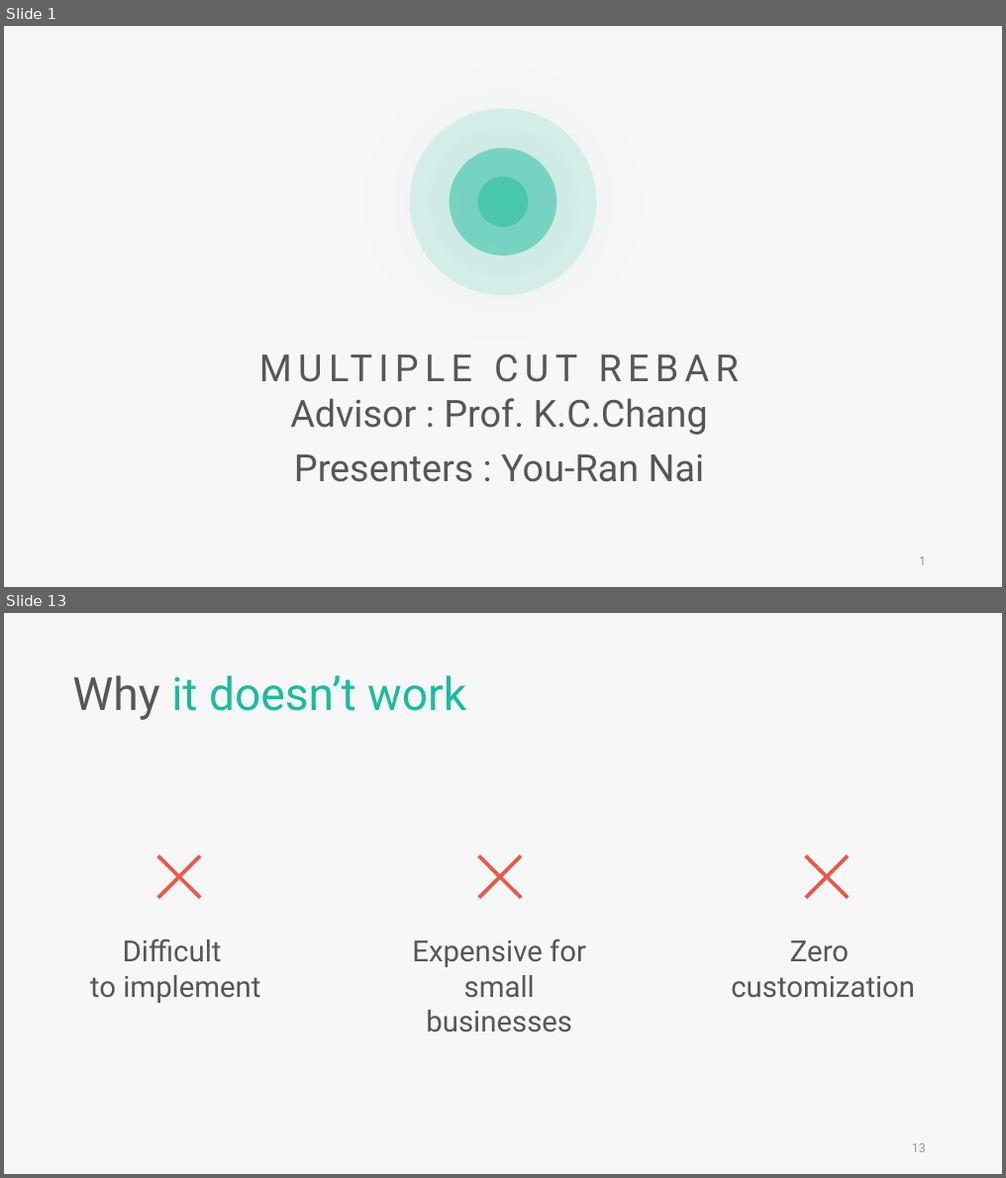
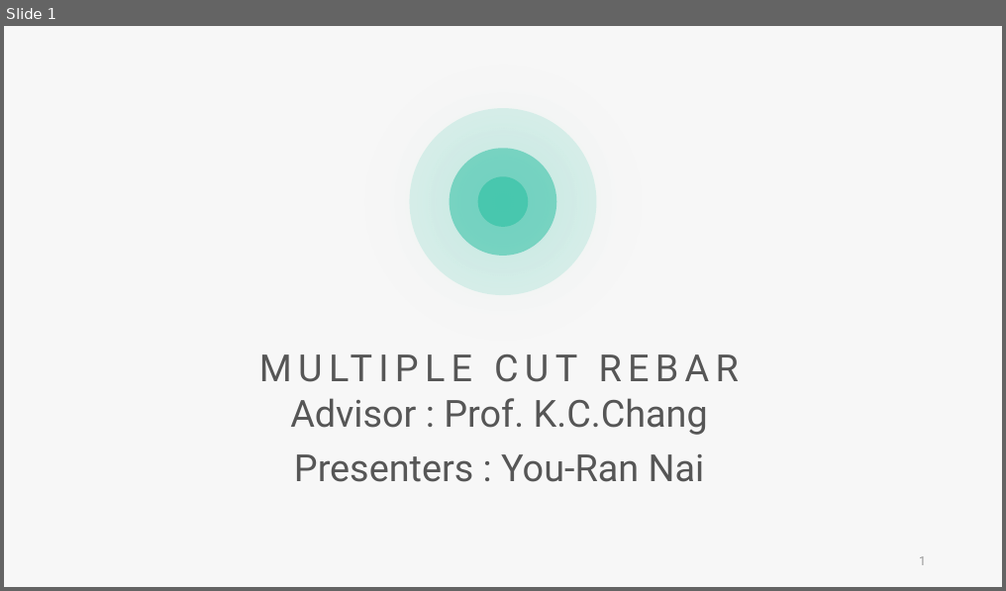
Before and after one commit to skyran1278/VbaProject, a slide deck: 20180126_SmartCut/20181011_Meeting/20181011 Meeting.pptx. Shown one above the other, each under a label of ours: slides 1 and 13 before the commit, slide 1 after it; the slides between them are not shown. The pictures are 1006x1178 and 1006x591 pixels, drawn with LibreOffice and Linux fonts; fonts in the diff are those of the drawing. Boxes give left, top, right and bottom in pixels: in the first picture for what was removed or moved away, otherwise in the second. Text is boxed around its words. In the diff, an @@ line names an element or a change of style, - is before the commit and + after.

```diff
--- a/20180126_SmartCut/20181011_Meeting/20181011 Meeting.pptx
+++ b/20180126_SmartCut/20181011_Meeting/20181011 Meeting.pptx
@@ slide 13 removed at (x1=4, y1=613, x2=1002, y2=1174), background #F7F7F7 @@
@@ text removed at (x1=72, y1=675, x2=466, y2=720) @@
-Why it doesn’t work
@@ freeform shape removed at (x1=156, y1=855, x2=202, y2=899) @@
@@ freeform shape removed at (x1=478, y1=855, x2=523, y2=899) @@
@@ freeform shape removed at (x1=804, y1=855, x2=849, y2=899) @@
@@ text removed at (x1=90, y1=939, x2=260, y2=1003) @@
-Difficult
-to implement
@@ text removed at (x1=412, y1=939, x2=586, y2=1033) @@
-Expensive for small businesses
@@ text removed at (x1=731, y1=941, x2=915, y2=998) @@
-Zero
-customization
@@ page number removed at (x1=912, y1=1144, x2=926, y2=1153) @@
-13
```
Also in this commit, not shown: 4 slides changed, 25 slides added, 49 other slides removed, 2 other files.
